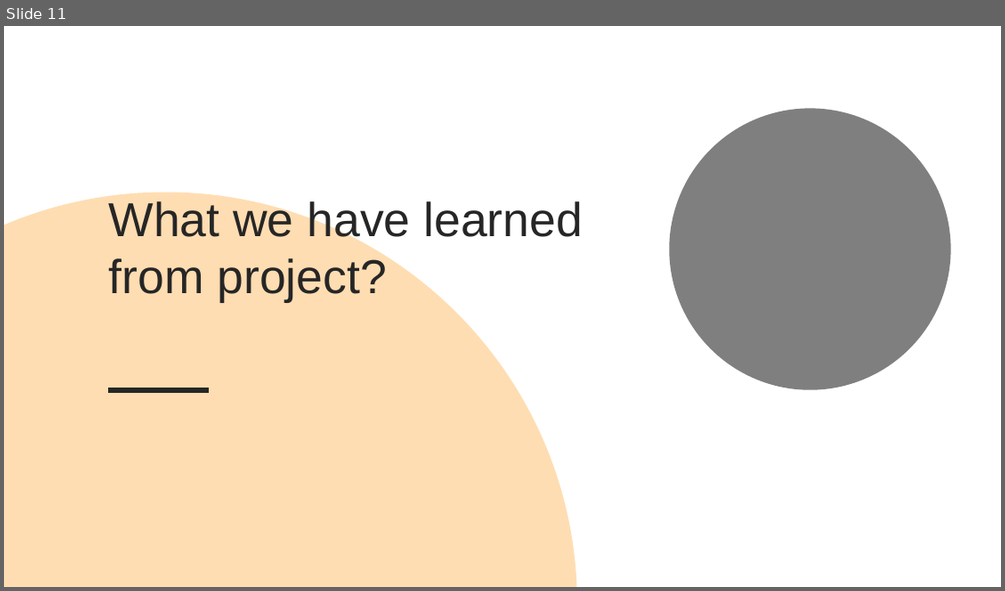
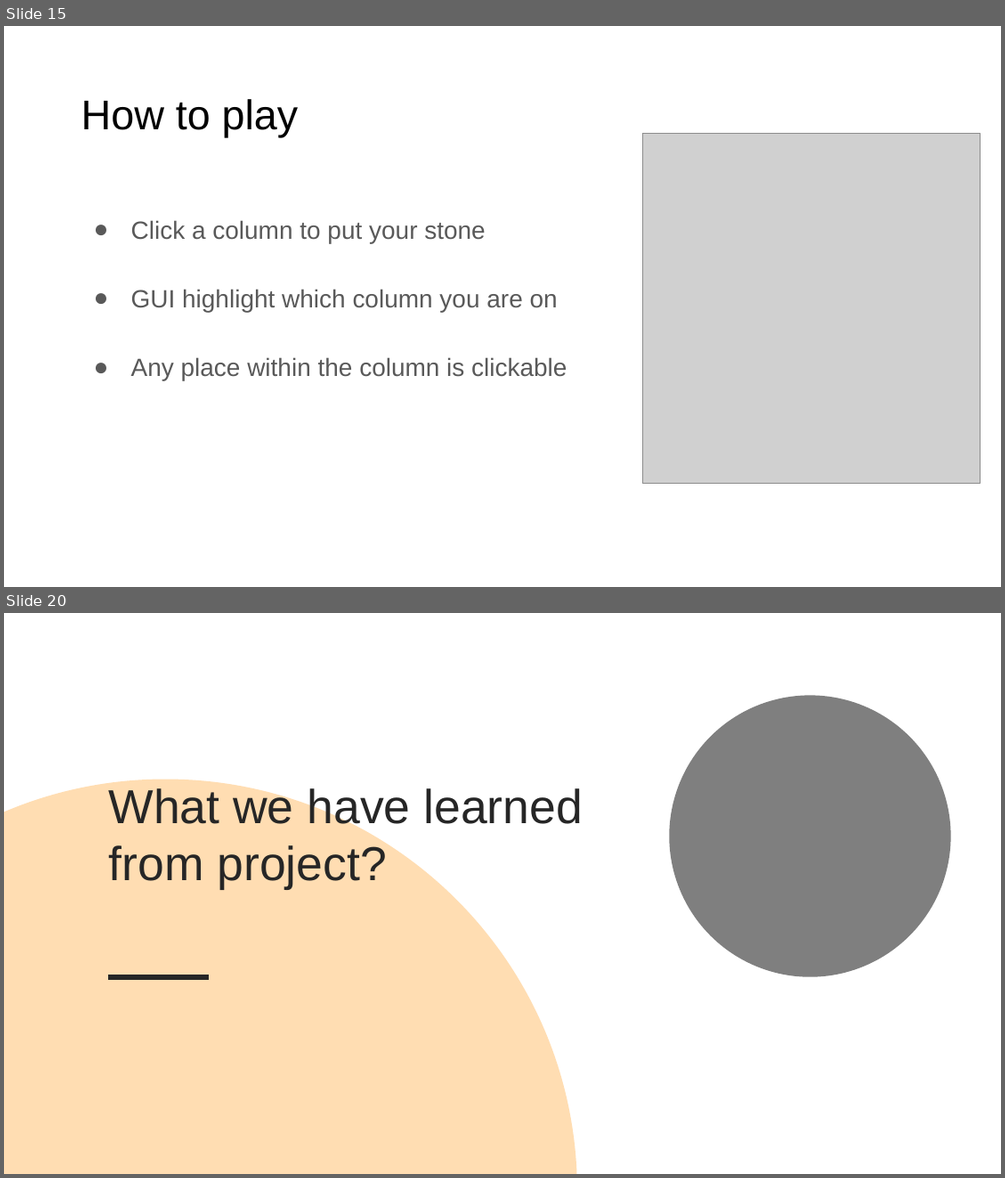
Before and after one commit to yangyaoi/Connect-Four-Project, a slide deck: Documents/Final Presentation/Final incomplete.pptx. Shown one above the other, each under a label of ours: slide 11 before the commit, slides 15 and 20 after it; the slides between them are not shown. The pictures are 1005x591 and 1005x1178 pixels, drawn with LibreOffice and Linux fonts; fonts in the diff are those of the drawing; grey boxes stand for pictures. Boxes give left, top, right and bottom in pixels: in the first picture for what was removed or moved away, otherwise in the second. Text is boxed around its words. In the diff, an @@ line names an element or a change of style, - is before the commit and + after.

```diff
--- a/Documents/Final Presentation/Final incomplete.pptx
+++ b/Documents/Final Presentation/Final incomplete.pptx
@@ slide 15 added at box(4, 26, 1001, 587), background #FFFFFF @@
@@ title added at box(81, 99, 299, 137), 30 pt, text #000000 @@
+How to play
@@ picture added at box(642, 134, 979, 483) @@
@@ text added at box(131, 220, 566, 380), 18 pt, text #595959 @@
+● Click a column to put your stone
+● GUI highlight which column you are on
+● Any place within the column is clickable
@@ what was slide 11 is now slide 20 @@
```
Also in this commit, not shown: 8 other slides added, 1 other file.
